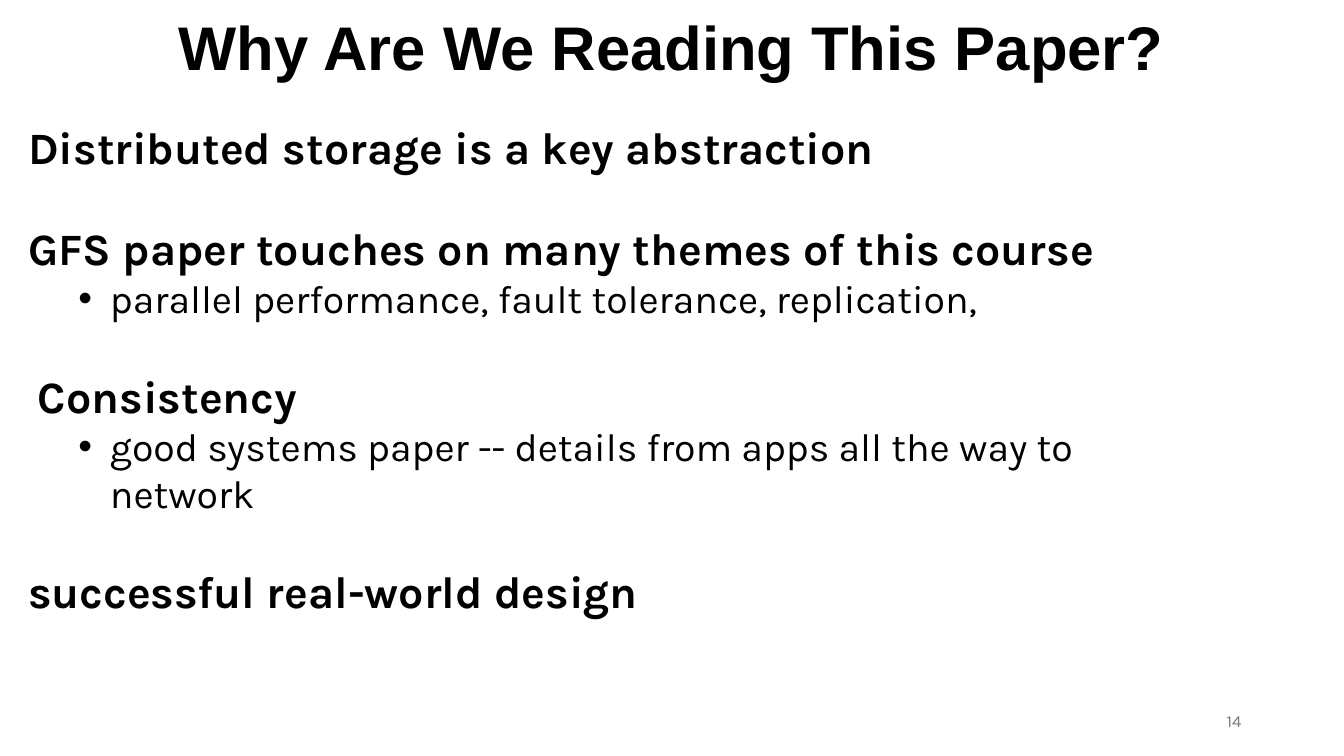
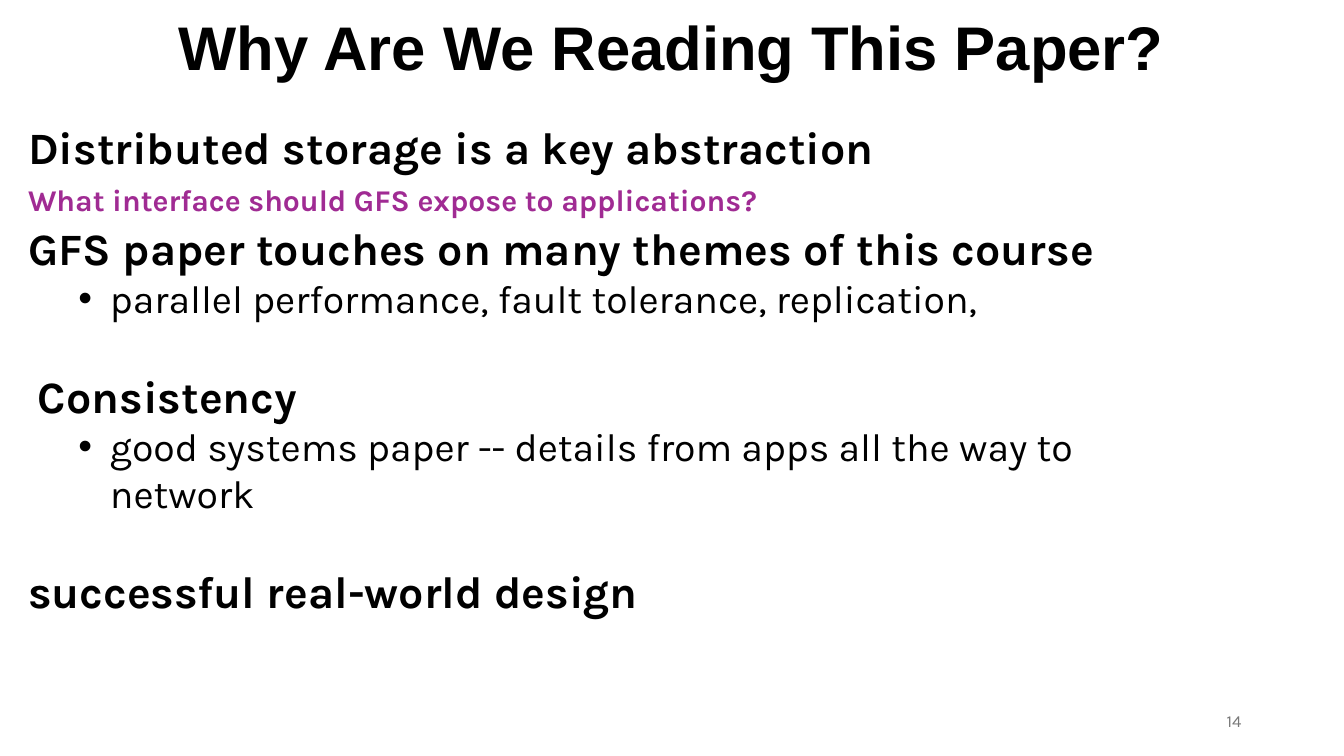
Before and after one commit to ec528/ec528.github.io, a slide deck: slide 14 of slides/fall26/4-gfs.pptx. Drawn at 1344x756 pixels with LibreOffice and Linux fonts; fonts in the diff are those of the drawing. Boxes give left, top, right and bottom in pixels: in the first picture for what was removed or moved away, otherwise in the second. Text is boxed around its words. In the diff, an @@ line names an element or a change of style, - is before the commit and + after.

```diff
--- a/slides/fall26/4-gfs.pptx
+++ b/slides/fall26/4-gfs.pptx
@@ text added at (28,189,757,218), 21.5 pt, text #A02B93, bold @@
+What interface should GFS expose to applications?
```
Also in this commit, not shown: 3 other slides changed, 1 slide added.
